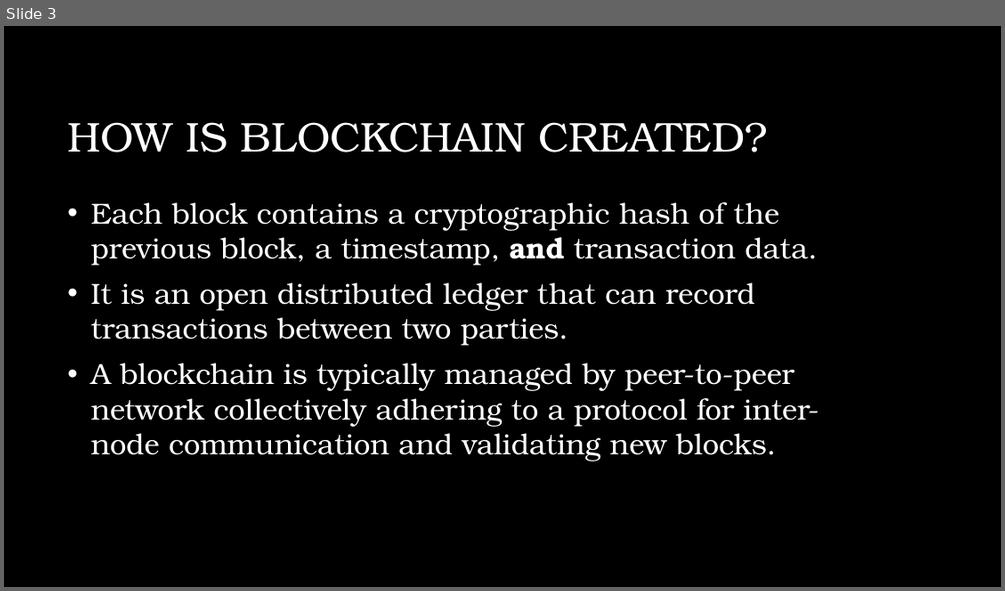
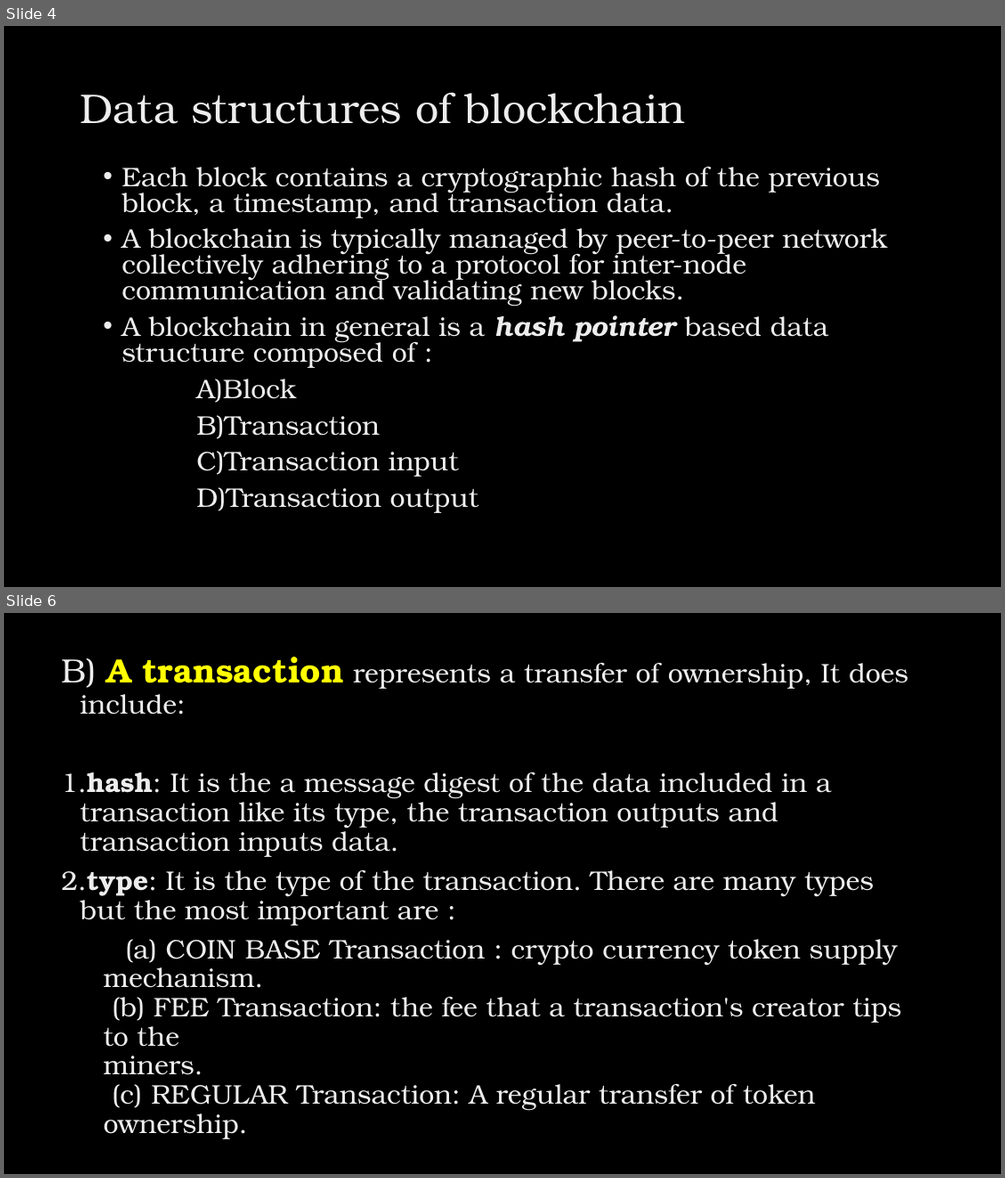
Before and after one commit to sushant76/IPHI, a slide deck: BlockchainDS.pptx. Shown one above the other, each under a label of ours: slide 3 before the commit, slides 4 and 6 after it; the slides between them are not shown. The pictures are 1005x591 and 1005x1178 pixels, drawn with LibreOffice and Linux fonts; fonts in the diff are those of the drawing; background and template pictures are left out. Boxes give left, top, right and bottom in pixels: in the first picture for what was removed or moved away, otherwise in the second. Text is boxed around its words. In the diff, an @@ line names an element or a change of style, - is before the commit and + after.

```diff
--- a/BlockchainDS.pptx
+++ b/BlockchainDS.pptx
@@ slide 6 added at box(4, 613, 1001, 1174), background picture (left out) @@
@@ text added at box(61, 657, 908, 1110), 25.9 pt, text gradient #BFBFBF to #EDEDED to #FFFFFF @@
+B) A transaction represents a transfer of ownership, It does include:
+1.hash: It is the a message digest of the data included in a transaction like its type, the transaction outputs and transaction inputs data.
+2.type: It is the type of the transaction. There are many types but the most important are :
+(a) COIN BASE Transaction : crypto currency token supply mechanism.
+(b) FEE Transaction: the fee that a transaction's creator tips to the
+miners.
+(c) REGULAR Transaction: A regular transfer of token ownership.
@@ what was slide 3 is now slide 4 @@
@@ slide 4 changed as well @@
@@ title at box(80, 92, 686, 124): text changed; text colour #FFFFFF to gradient #BFBFBF to #EDEDED to #FFFFFF @@
-HOW IS BLOCKCHAIN CREATED?
+Data structures of blockchain
@@ text "Each block contains a cryptographic ...": place and size @@
-text "Each block contains a cryptographic ..." at box(91, 202, 819, 461)
+text "Each block contains a cryptographic ..." at box(121, 167, 887, 513)
@@ text "Each block contains a cryptographic ..." at box(121, 167, 887, 513): vertical alignment middle to top @@
@@ text at box(121, 167, 887, 306): size 28 to 25.9 pt, text colour #FFFFFF to gradient #BFBFBF to #EDEDED to #FFFFFF in "Each block contains a cryptographic hash of ...", "A blockchain is typically managed by peer-to-peer ..."; bold off in "and"; indent changed; line spacing 1 to 0.8 @@
@@ text at box(91, 282, 755, 346): paragraph removed @@
-• It is an open distributed ledger that can record transactions between two parties.
@@ text at box(121, 315, 829, 513): paragraphs added @@
+• A blockchain in general is a hash pointer based data structure composed of :
+A)Block
+B)Transaction
+C)Transaction input
+D)Transaction output
```
Also in this commit, not shown: 12 other slides changed, 3 other slides added.
